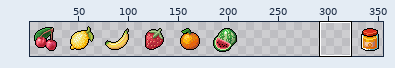
Two versions of one sprite sheet, assets/sprites/fruits.png. The picture above shows the old version from afar; the outline marks the close-up.
Close-up. Earlier state:
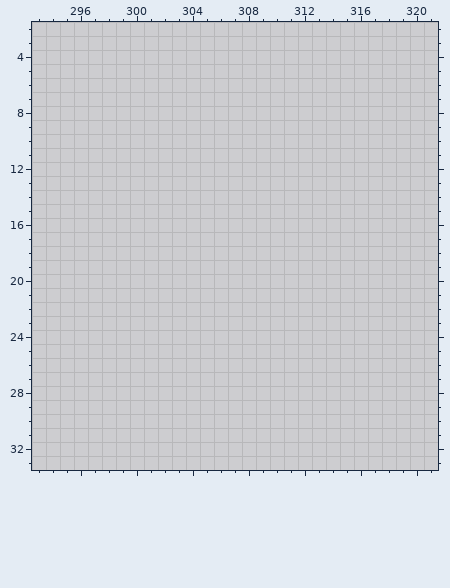
The file is 360x36 pixels. Colours within 5 levels of each other are drawn and written as one. Shown: x 293..321, y 2..33. The wide view leaves out empty margins. The commit also changed other parts of the picture, which this record leaves out.
And afterwards:
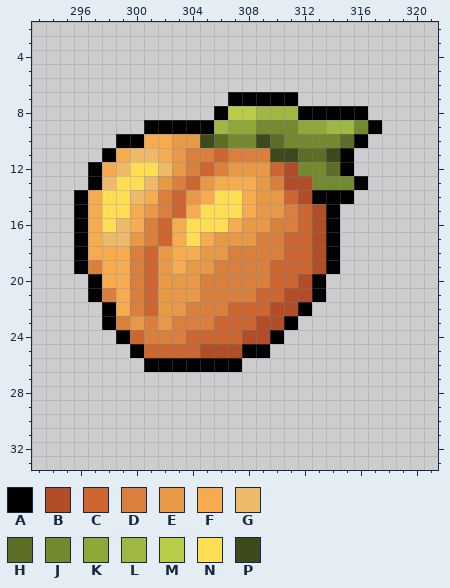
Palette (. is transparent): A #000000  B #b24d28  C #ce6632  D #da803c  E #e79945  F #f7ab4f  G #ecba68  H #5c6d26  J #748a2e  K #90a838  L #9eb841  M #b8cc48  N #ffde53  P #3d4a1b
Diff:
y 7: x 307..311 ..... -> AAAAA
y 8: x 306..316 ........... -> AMMLLLAAAAA
y 9: x 301..317 ................. -> AAAAALKKJJJKKLLJA
y 10: x 299..316 .................. -> AAFFEEPHJJPHJJJJHA
y 11: x 298..315 .................. -> AFGGFEDDCDDDPPHHPA
y 12: x 297..315 ................... -> AFGNNGEDCDEEECBJJHA
y 13: x 297..316 .................... -> AGNNGEDCEFFFEDBBJJJA
y 14: x 296..315 .................... -> AFNNGFDCEFNNFEECBAAA
y 15: x 296..314 ................... -> AFNNFEDCFNNNFEEDCBA
y 16: x 296..314 ................... -> AFNGFDCFNNNFEEDDCBA
y 17: x 296..314 ................... -> AFGGEDCFNFEEEDDCCBA
y 18: x 296..314 ................... -> AFFFDCEFFEEDDDDCCBA
y 19: x 296..314 ................... -> ADFFDCEFEEDDDDCCCBA
y 20: x 297..313 ................. -> AFFDCEEEDDDDDCCBA
y 21: x 297..313 ................. -> ADFDCEEEDDDDCCBBA
y 22: x 298..312 ............... -> AFDCEEDDDCCCBBA
y 23: x 298..311 .............. -> ADEDEDDDCCCBBA
y 24: x 299..310 ............ -> ACDDDCCCCBBA
y 25: x 300..309 .......... -> ACCCCBBBAA
y 26: x 301..307 ....... -> AAAAAAA
Pixel boxes of the changes (left, top, right, bottom) in both close-ups:
added: (74, 92, 382, 372)
